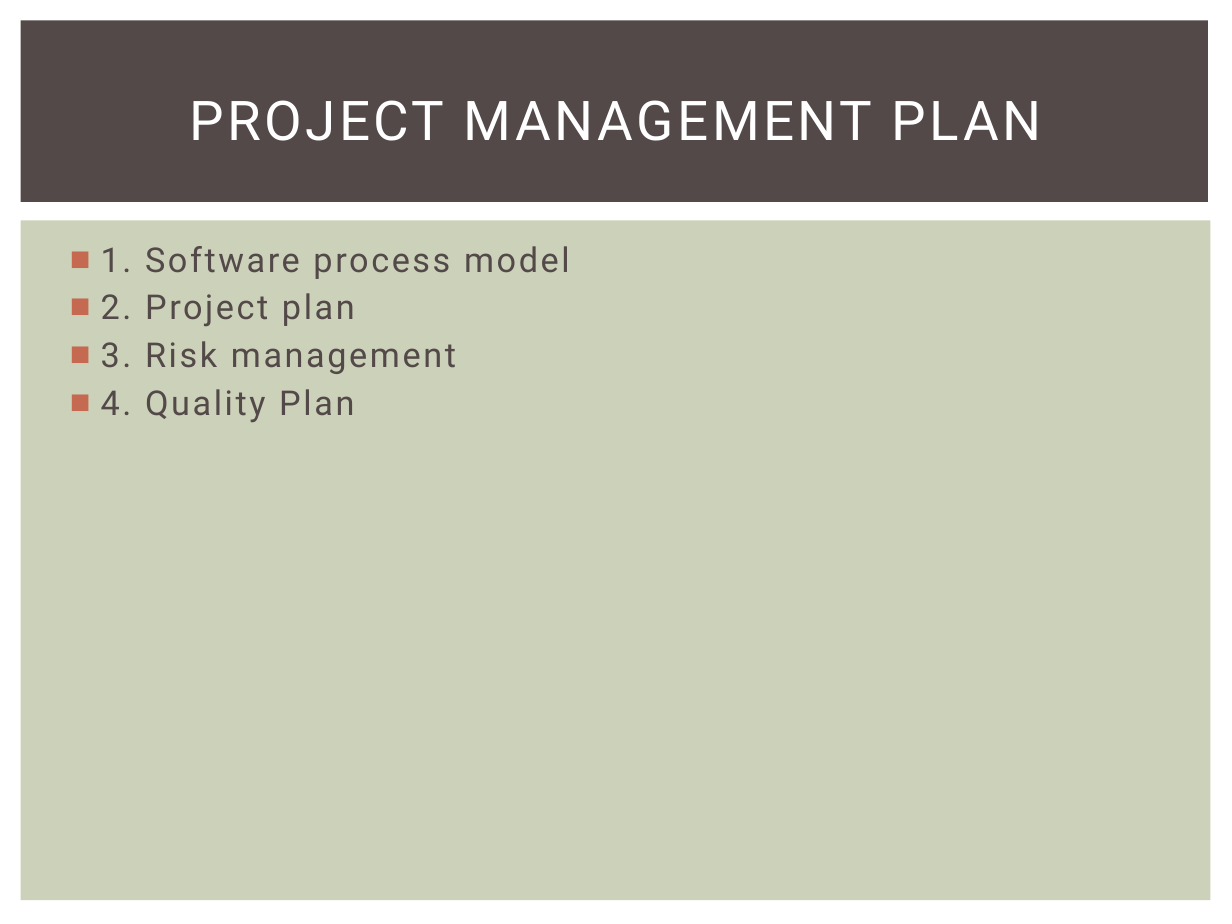
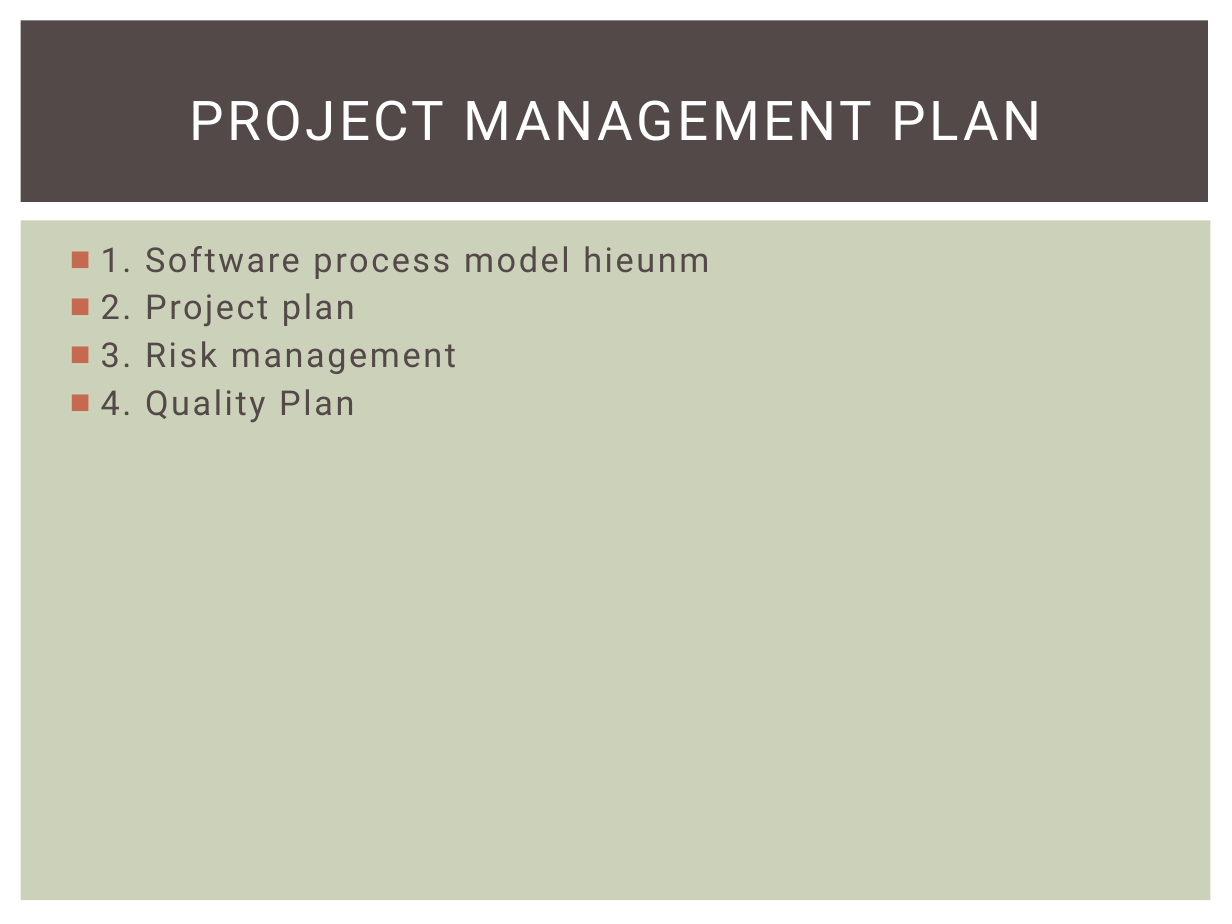
Before and after one commit to skyview059/e-learning-website, a slide deck: slide 8 of Document/Final report/Slide E-Learning project.pptx (slide 7 before the commit). Drawn at 1232x924 pixels with LibreOffice and Linux fonts; fonts in the diff are those of the drawing. Boxes give left, top, right and bottom in pixels: in the first picture for what was removed or moved away, otherwise in the second. Text is boxed around its words. In the diff, an @@ line names an element or a change of style, - is before the commit and + after.

```diff
--- a/Document/Final report/Slide E-Learning project.pptx
+++ b/Document/Final report/Slide E-Learning project.pptx
@@ text at (101,246,709,279): text changed @@
-■ 1. Software process model
+■ 1. Software process model hieunm
```
Also in this commit, not shown: 19 other slides changed.
